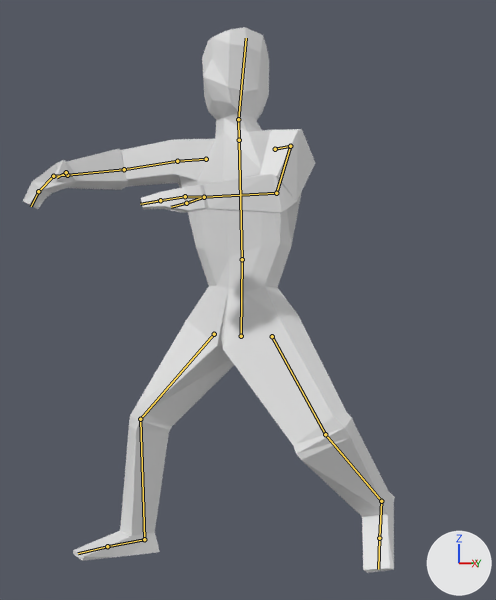
An edit to the Blender file MoodyPixel3D/Assets/Elements/Humanoid/humanoid.blend, drawn before and after from the same camera.
Before and after are seen from a 50 mm camera at (10.52, -8.89, 4.79) aimed at (0.35, -0.32, 4.74). Every picture has the same lights, and +X, +Y and +Z are marked at lower right. Both versions are drawn at frame 2 of the action 'PostAttack_Left'; the numbers are the values there. The bones that bend it are drawn over the model as lines.

The first picture shows 'Dude'.
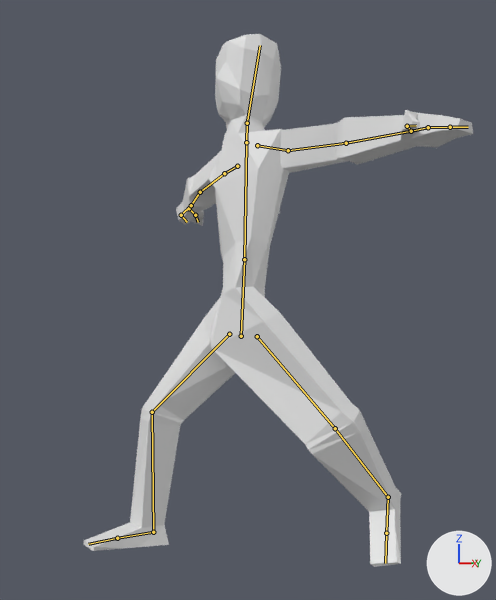
What differs and where, as boxes (x1, y1, x2, y2) in the pictures (496 x 600 px):
'Dude', posed: before (23, 27, 395, 573); after (83, 34, 473, 567)
bone 'Hips', root to tip: before (241, 336) to (242, 259); after (241, 336) to (244, 259)
bone 'Torax', root to tip: before (242, 259) to (239, 140); after (244, 259) to (246, 142)
bone 'Head', root to tip: before (238, 119) to (246, 38); after (247, 123) to (260, 45)
bone 'Arm.R', root to tip: before (206, 159) to (177, 161); after (237, 166) to (224, 173)
bone 'Hand2.R', root to tip: before (53, 176) to (38, 191); after (189, 208) to (195, 215)
bone 'Hand3.R', root to tip: before (38, 191) to (31, 206); after (195, 215) to (198, 222)
bone 'Thumb1.R', root to tip: before (67, 175) to (66, 172); after (191, 205) to (181, 215)
bone 'Thumb2.R', root to tip: before (66, 172) to (57, 177); after (181, 215) to (187, 222)
bone 'Arm.L', root to tip: before (275, 149) to (290, 146); after (257, 145) to (288, 150)

The edits, one by one:
Bone 'Hips' (bone_hips) turns from (0, 14, 1) to (1, -17, 2) degrees about its own x, y and z.
Bone 'Torax' (bone_torax) turns from (1, 3, 1) to (3, -9, 2) degrees about its own x, y and z.
Bone 'Head' (bone_head) turns from (-2, -18, 1) to (2, 26, -1) degrees about its own x, y and z.
Bone 'Arm.R' (bone_arm_r) turns from (3, -4, -46) to (1, -2, -22) degrees about its own x, y and z.
Bone 'Hand2.R' (bone_hand2_r) turns from (25, 13, 40) to (8, 22, 37) degrees about its own x, y and z.
Bone 'Hand3.R' (bone_hand3_r) turns from (13, 10, 12) to (12, 18, -2) degrees about its own x, y and z.
Bone 'Thumb1.R' (bone_thumb1_r) turns from (0, 0, 10) to (1, 1, 40) degrees about its own x, y and z.
Bone 'Thumb2.R' (bone_thumb2_r) turns from (6, 0, 5) to (23, -2, 20) degrees about its own x, y and z.
Bone 'Arm.L' (bone_arm_l) turns from (2, 4, 36) to (2, -6, -62) degrees about its own x, y and z.
Bone 'HandIK.R' (bone_handik_r) moves from (3.48, -0.14, 1.5) to (-1.91, 1.99, 1.66).
Bone 'HandIK.R' (bone_handik_r) turns from (14, 12, -94) to (5, -11, 26) degrees about its own x, y and z.
Bone 'ElbowIK.R' (bone_elbowik_r) moves from (-0.01, 0.37, 0.86) to (-0.05, 1.44, 3.31).
Bone 'HandIK.L' (bone_handik_l) moves from (-2.03, -2.57, 2.63) to (1.27, 2.4, 0.92).
Bone 'HandIK.L' (bone_handik_l) turns from (2, -3, 117) to (0, 0, -4) degrees about its own x, y and z.
